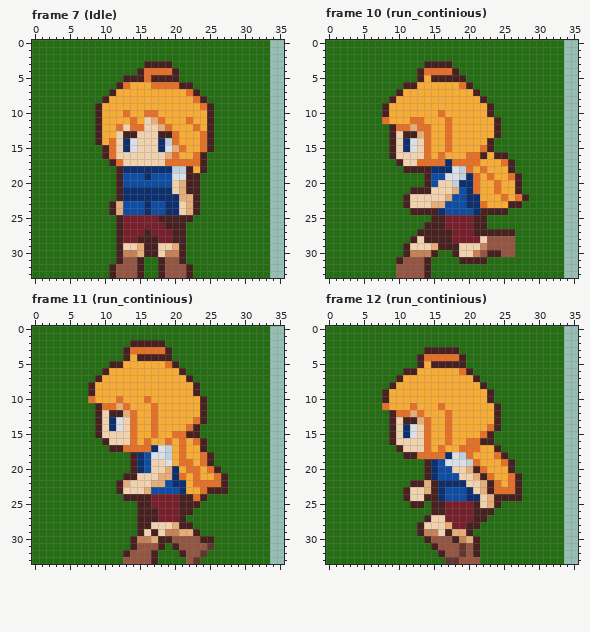
One commit to this pixel-art file: Sprites/MC-General.aseprite. Above is the file before it was changed.
64x34 pixels, 33 frames. Shown: frame 7 (Idle): x 0..35, y 0..33; frame 10 (run_continious): x 0..35, y 0..33; frame 11 (run_continious): x 0..35, y 0..33; frame 12 (run_continious): x 0..35, y 0..33. The commit also changed other frames, which this record leaves out.
The result:
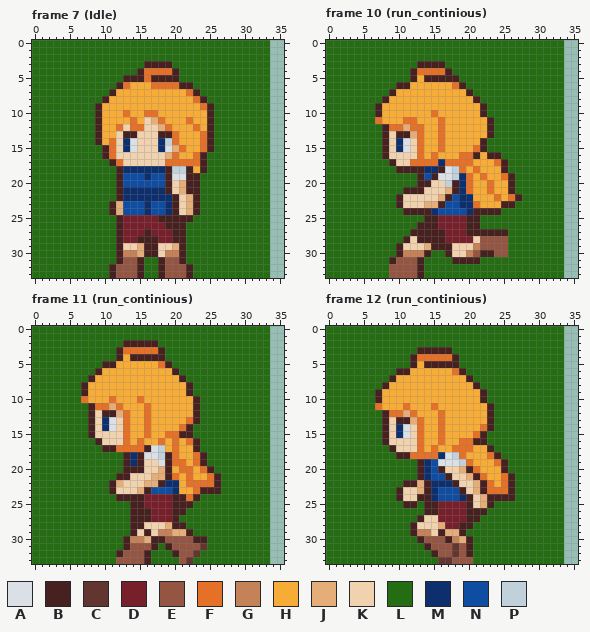
Palette (. is transparent): A #dbe0e7  B #46211f  C #623530  D #781f2c  E #945542  F #e57028  G #c58158  H #f7ac37  J #e5ae78  K #f0d2af  L #246d13  M #0d2f6d  N #0f4da3  P #c1d1db
Changes in this commit:
Changed rows in their new state; - is an unchanged pixel.
Frame 7 (Idle), layer "oldbody":
first column x 19:
18 B--
19 B--
20 B--
21 B--
22 -BK
23 -B-
24 -B-
Frame 10 (run_continious), layer "oldbody":
first column x 7:
 3 ------B---L-----------
 4 -----BF---BL----------
 5 -----BHB----L---------
 6 ---B-H-----FBL--------
 7 --BH---------BL-------
 8 -BH-----------BL------
 9 BH-------------BL-----
10 BH------FH-----BL-----
11 FH--F-H--FH-----BL----
12 -BF-JF-H-FH-----BL----
13 -BKB-JFH-FH-----BL----
14 -BKMAKFH-FH----BL-----
15 -BKMAKFH-FH---FBL-----
16 -BK---FHFH--F-BHB-L---
17 --BK-F---MF---H--FBL--
18 ---B---M-BAPFHFH--BL--
19 ------BNBA-PMFHFH-FBL-
20 ------B-K-PB-FH-FH-BL-
21 ----B--K--JBMFH-FH-BL-
22 ---BK----JB-M-H--FHFBL
23 ---BK--J-B--M-FH--B-L-
24 ----B---MN---MB---L---
25 -------B-D---B-L------
26 ------B--D---B-L------
27 -----B----D--B-----L--
28 ----BKB---D---KE---L--
29 ---BK--JB--K--GE---L--
30 ---BG--BL-BK-GEB-E-L--
31 --BE--BL---B---L------
32 --E---BL--------------
33 --E---BL--------------
Frame 11 (run_continious), layer "oldbody":
first column x 7:
 2 ------B----L---------
 3 -----BF----BL--------
 4 -----BHB----L--------
 5 ---B-H-----FBL-------
 6 --BH---------BL------
 7 -BH-----------BL-----
 8 BH-------------BL----
 9 BH-------------BL----
10 FH--FH--FH------BL---
11 -BF-JFH--FH-----BL---
12 -BKB-JFH-FH-----BL---
13 -BKMAKFH-FH----FBL---
14 -BKMAKFH-FH---FBL----
15 -BK---FH-FH-F-B-L----
16 --BK--FHFH-FHFHFBL---
17 ---B-F---BAPHFH-BL---
18 ------BMBA-PBFH-FBL--
19 ------BMBK-ABF-HFBL--
20 ------B-BK-JBHF-HFBL-
21 -----B-K--J-BFHFH-FBL
22 ----BJK--J-BM-HF---BL
23 ----BK--JB---MH-FB--L
24 -----B---D---B-FBL---
25 -------B-D---B--L----
26 -------B--D--B-L-----
27 -------B--D--BL------
28 -------B-K--JB-L-----
29 -------BKBKG-J-BL----
30 ------BG-JB-E---B-L--
31 ------BE--BLBE---CL--
32 -----BE--BL--BE-CL---
33 -----E---BL---ECL----
Frame 12 (run_continious), layer "oldbody":
first column x 7:
 3 ------B----L---------
 4 -----BF----BL--------
 5 -----BHB----L--------
 6 ---B-H-----FBL-------
 7 --BH---------BL------
 8 -BH-----------BL-----
 9 BH-------------BL----
10 BH-------------BL----
11 FH--FH--FH------BL---
12 -BF-JFH--FH-----BL---
13 -BKB-JFH-FH-----BL---
14 -BKMAKFH-FH----FBL---
15 -BKMAKFH-FH---FBL----
16 -BK---FH-FH-F-B-L----
17 --BK--FHFH-F--H-BL---
18 ---B-F---MAPFH--FBL--
19 ------BMNA--PFH--FBL-
20 ------BMNBK-JBFH--BL-
21 ------BMN-BK-JBFH-FBL
22 ----B-JBM--BK-JBFHFBL
23 ---BK-JBMN--BKJBF--BL
24 ---BK-B-MN--MBKJB---L
25 ----B-LB-D---BKJBL---
26 -------B-D---B--L----
27 ------BK-D---B-L-----
28 -----BK--JD-B-L------
29 -----BG-KBJ-BL-------
30 ------BE--BGJBL------
31 -------BE--CEBL------
32 --------BE-CEBL------
33 ---------C-E--L------
Pixel boxes of the changes (left, top, right, bottom) in both pictures:
changed: (165, 166, 186, 215)
changed: (375, 61, 529, 278)
changed: (81, 340, 228, 564)
changed: (375, 347, 522, 564)
